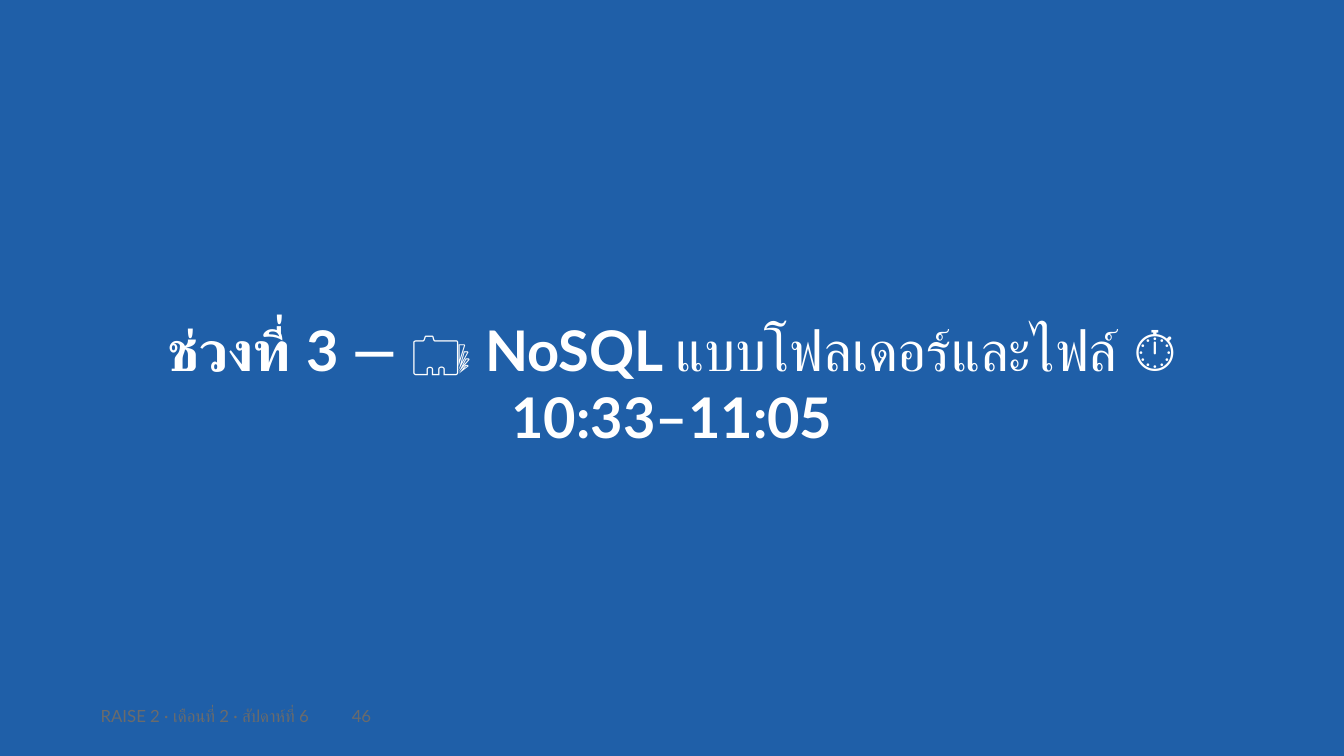
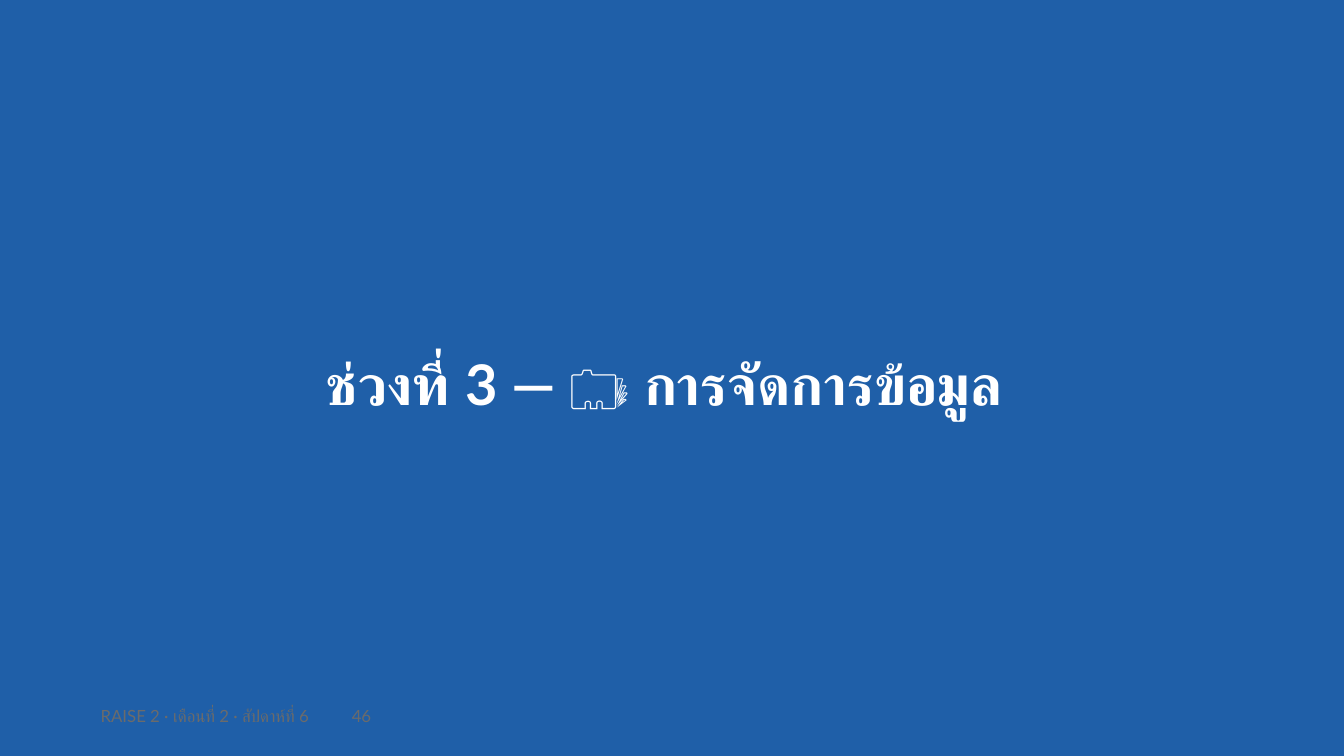
Before and after one commit to cnacha-mfu/raise2-module2, a slide deck: slide 57 of materials/week6/w6-slides.pptx (slide 46 before the commit). Drawn at 1344x756 pixels with LibreOffice and Linux fonts; fonts in the diff are those of the drawing. Boxes give left, top, right and bottom in pixels: in the first picture for what was removed or moved away, otherwise in the second. Text is boxed around its words. In the diff, an @@ line names an element or a change of style, - is before the commit and + after.

```diff
--- a/materials/week6/w6-slides.pptx
+++ b/materials/week6/w6-slides.pptx
@@ text at (326, 361, 1003, 420): text changed @@
-ช่วงที่ 3 — 🗂️ NoSQL แบบโฟลเดอร์และไฟล์ ⏱ 10:33–11:05
+ช่วงที่ 3 — 🗂️ การจัดการข้อมูล
```
Also in this commit, not shown: 15 other slides changed, 3 slides added, 2 other files.
